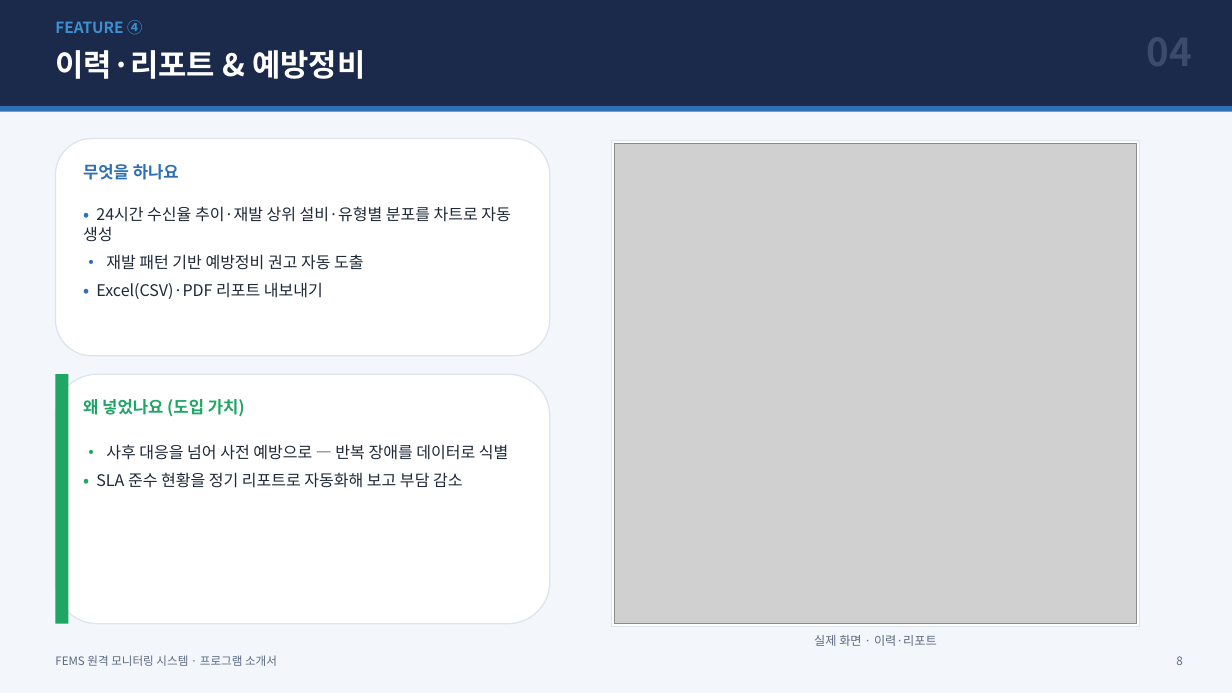
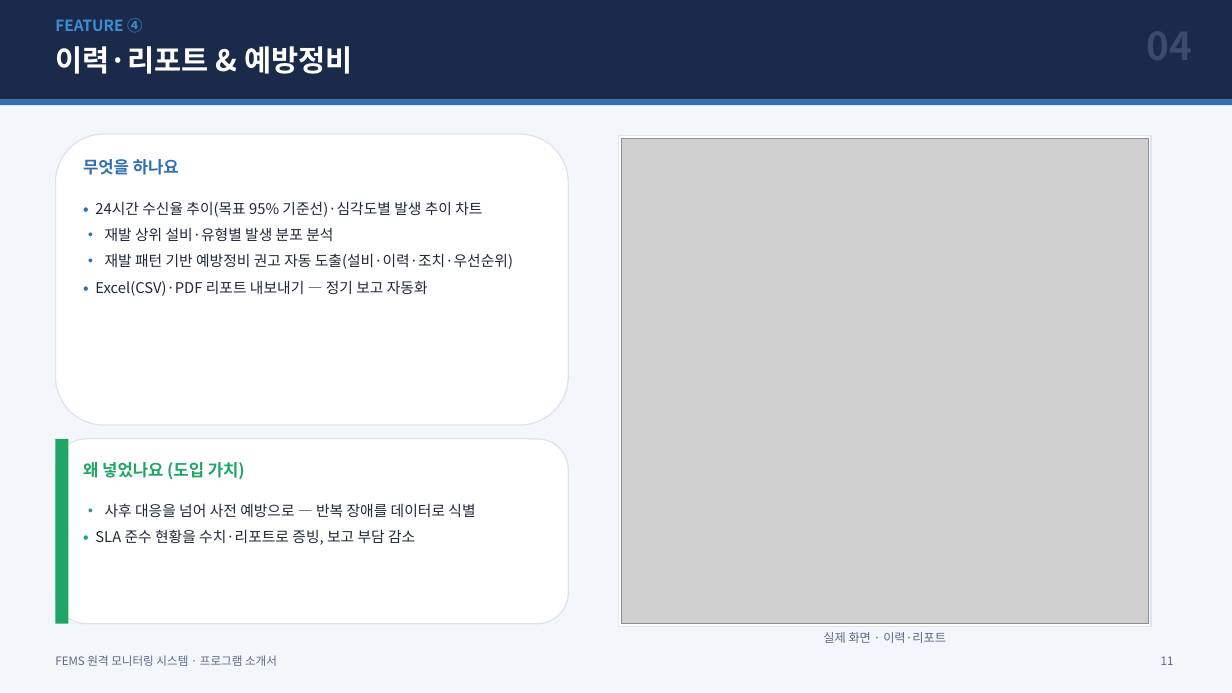
Before and after one commit to changbeomlee0816-png/FEMS, a slide deck: slide 13 of docs/FEMS_소개서.pptx (slide 8 before the commit). Drawn at 1232x693 pixels with LibreOffice and Linux fonts; fonts in the diff are those of the drawing; grey boxes stand for pictures. Boxes give left, top, right and bottom in pixels: in the first picture for what was removed or moved away, otherwise in the second. Text is boxed around its words. In the diff, an @@ line names an element or a change of style, - is before the commit and + after.

```diff
--- a/docs/FEMS_소개서.pptx
+++ b/docs/FEMS_소개서.pptx
@@ rectangle: place and size @@
-rectangle at (0,0,1232,106)
+rectangle at (0,0,1232,100)
@@ text "이력·리포트 & 예방정비" at (55,46,353,74): size 24 to 23 pt @@
@@ rectangle: place and size @@
-rectangle at (0,106,1232,112)
+rectangle at (0,100,1232,105)
@@ rounded rectangle: place and size @@
-rounded rectangle at (55,139,550,356)
+rounded rectangle at (55,134,568,425)
@@ rectangle: place and size @@
-rectangle at (612,140,1140,627)
+rectangle at (618,136,1152,627)
@@ picture: place and size @@
-picture at (615,143,1137,624)
+picture at (621,139,1149,624)
@@ text "무엇을 하나요": place and size @@
-text "무엇을 하나요" at (83,164,179,180)
+text "무엇을 하나요" at (83,159,179,175)
@@ text at (95,201,513,296): text changed; size 12.5 to 11.5 pt @@
-• 24시간 수신율 추이·재발 상위 설비·유형별 분포를 차트로 자동 생성
-• 재발 패턴 기반 예방정비 권고 자동 도출
-• Excel(CSV)·PDF 리포트 내보내기
+• 24시간 수신율 추이(목표 95% 기준선)·심각도별 발생 추이 차트
+• 재발 상위 설비·유형별 발생 분포 분석
+• 재발 패턴 기반 예방정비 권고 자동 도출(설비·이력·조치·우선순위)
+• Excel(CSV)·PDF 리포트 내보내기 — 정기 보고 자동화
@@ rounded rectangle: place and size @@
-rounded rectangle at (55,374,550,624)
+rounded rectangle at (55,439,568,624)
@@ rectangle: place and size @@
-rectangle at (55,374,68,624)
+rectangle at (55,439,68,624)
@@ text "왜 넣었나요 (도입 가치)": place and size @@
-text "왜 넣었나요 (도입 가치)" at (83,399,245,417)
+text "왜 넣었나요 (도입 가치)" at (83,462,245,480)
@@ text "• 사후 대응을 넘어 사전 ...": place and size @@
-text "• 사후 대응을 넘어 사전 ..." at (96,444,508,488)
+text "• 사후 대응을 넘어 사전 ..." at (95,503,475,545)
@@ text at (105,503,475,517): size 12.5 to 11.5 pt in "• 사후 대응을 넘어 사전 예방으로 — ..." @@
@@ text at (95,529,415,545): text changed; size 12.5 to 11.5 pt @@
-• SLA 준수 현황을 정기 리포트로 자동화해 보고 부담 감소
+• SLA 준수 현황을 수치·리포트로 증빙, 보고 부담 감소
@@ text "실제 화면 · 이력·리포트": place and size @@
-text "실제 화면 · 이력·리포트" at (814,635,937,646)
+text "실제 화면 · 이력·리포트" at (823,632,946,643)
@@ text at (1161,656,1174,665): text changed @@
-8
+11
```
Also in this commit, not shown: 12 other slides changed, 5 slides added, 1 other file.
